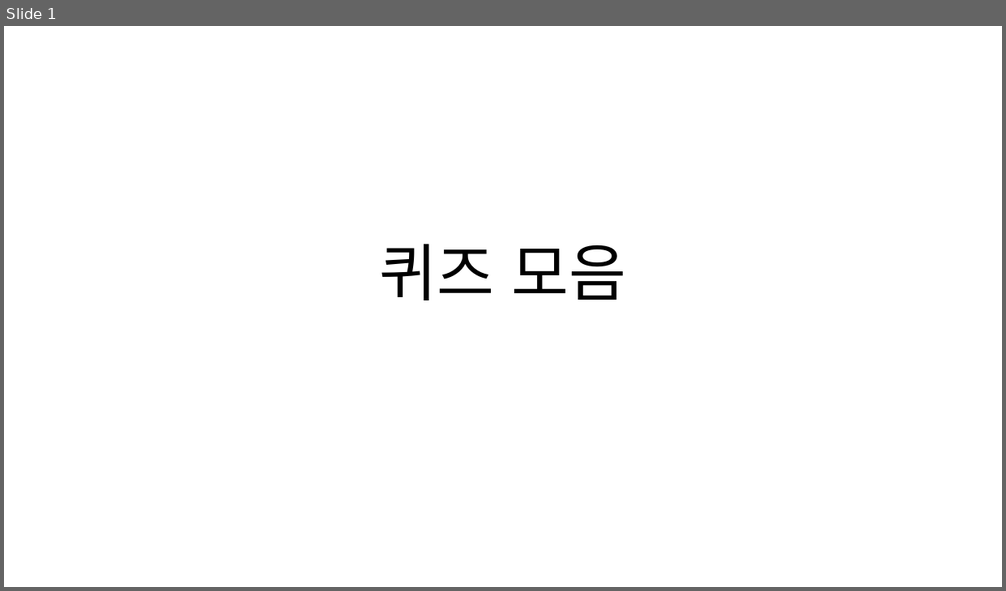
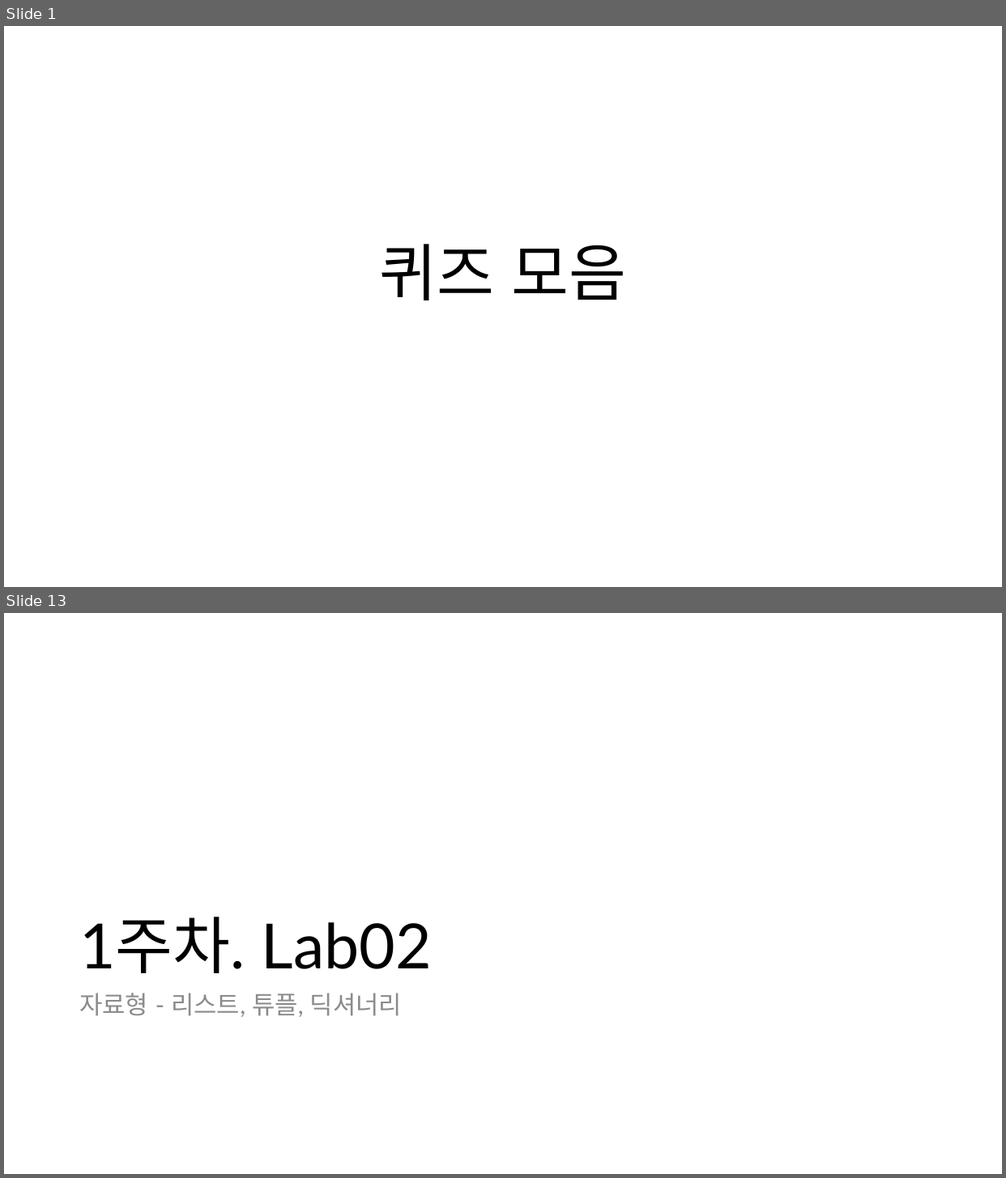
Before and after one commit to HongB1/2022-KHU-Bioinformatics-lab, a slide deck: image_slide/Quiz.pptx. Shown one above the other, each under a label of ours: slide 1 before the commit, slides 1 and 13 after it; the slides between them are not shown. The pictures are 1006x591 and 1006x1178 pixels, drawn with LibreOffice and Linux fonts; fonts in the diff are those of the drawing. Boxes give left, top, right and bottom in pixels: in the first picture for what was removed or moved away, otherwise in the second. Text is boxed around its words. In the diff, an @@ line names an element or a change of style, - is before the commit and + after.

```diff
--- a/image_slide/Quiz.pptx
+++ b/image_slide/Quiz.pptx
@@ slide 13 added at box(4, 613, 1002, 1174), background #FFFFFF @@
@@ title added at box(79, 917, 432, 973), 60 pt, text #000000 @@
+1주차. Lab02
@@ text added at box(79, 993, 402, 1017), 24 pt, text #8C8C8C @@
+자료형 - 리스트, 튜플, 딕셔너리
```
Also in this commit, not shown: 36 other slides added, 1 other file.
